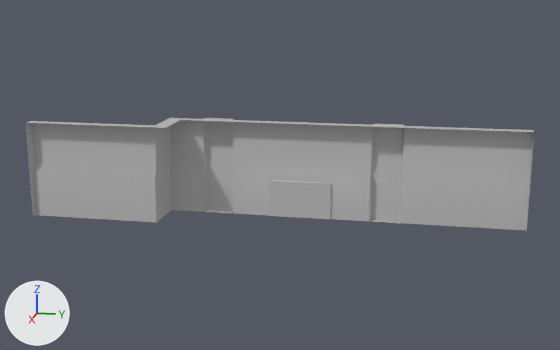
Two versions of the FBX model Assets/Prefabs/Models/backWall Unity.fbx, one commit apart.
Before and after are seen from a camera (50 mm lens) standing at (242.7, 47.6, 41.6) and looking at (109.3, 21.0, 8.2). Lighting does not change. The marker at lower left points along +X, +Y and +Z. Where no turn or scale is listed for an object, it has been applied to the vertices.

Names of what the first picture shows: 'backWallPainterUnity'.
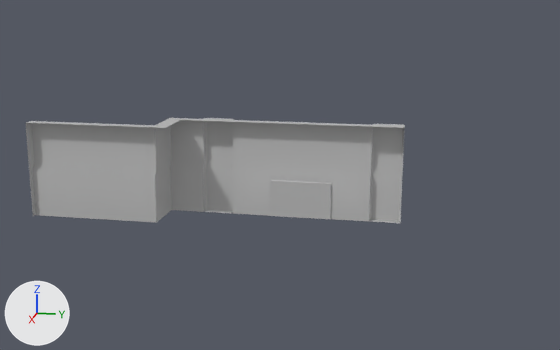
Boxes [x1, y1, x2, y2] around the edits, measured in the pictures (560 x 350 px):
'backWallPainterUnity', reshaped (25% narrower, 8% shorter): before [26, 118, 535, 232]; after [26, 118, 405, 223]
part 1 of me_mesh, deleted: before [401, 126, 535, 232]

Edits to the bpy script that builds the scene:
```text
Change me_mesh:
    where me_mesh.from_pydata(...)  # 102 vertices, 176 faces; spans x -5.7..5.7, y -44.7..44.7, z -8.9..8.9
    used by ob_backwallpainterunity; location = (109.5, 19.8, 8.3)
    verts and faces of me_mesh; kept vertices keep their numbers, new ones are numbered from 102
    before: 0 (-4.5, 44.7, 8.9) at pixel (533, 130), 1 (-2.6, 44.7, 8.9) at pixel (534, 132), 2 (-3.6, 44.7, -8.9) at pixel (526, 230), 3 (-2.6, 44.7, -8.9) at pixel (526, 232), 12 (-3.6, 44.7, -0.4) at pixel (529, 183)
    before: 13 (-2.6, 44.7, -0.4) at pixel (530, 185), 16 (-4.5, 44.7, 0.9) at pixel (529, 175), 17 (-2.6, 44.7, 0.9) at pixel (530, 178), 33 (-4.5, 22.8, 8.9) at pixel (404, 125), 34 (-2.6, 22.8, 8.9) at pixel (403, 127)
    before: 36 (-3.6, 22.8, -8.9) at pixel (400, 223), 38 (-3.6, 22.8, -0.4) at pixel (402, 177), 40 (-4.5, 22.8, 0.9) at pixel (402, 169)
    me_mesh part 1
    add delete_vertices([*range(0, 4), 12, 13, 16, 17])  # with the faces that use them
```
